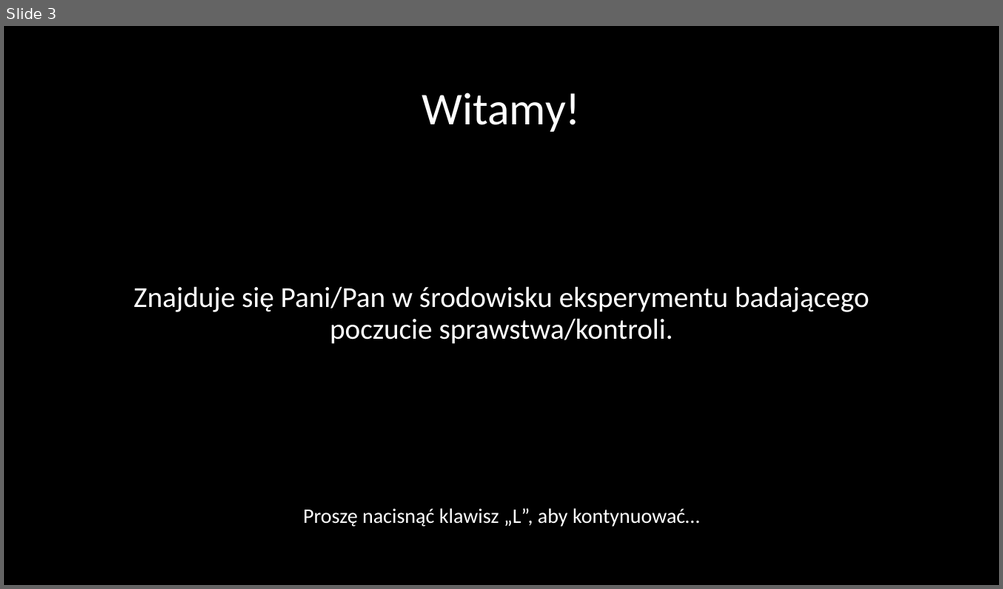
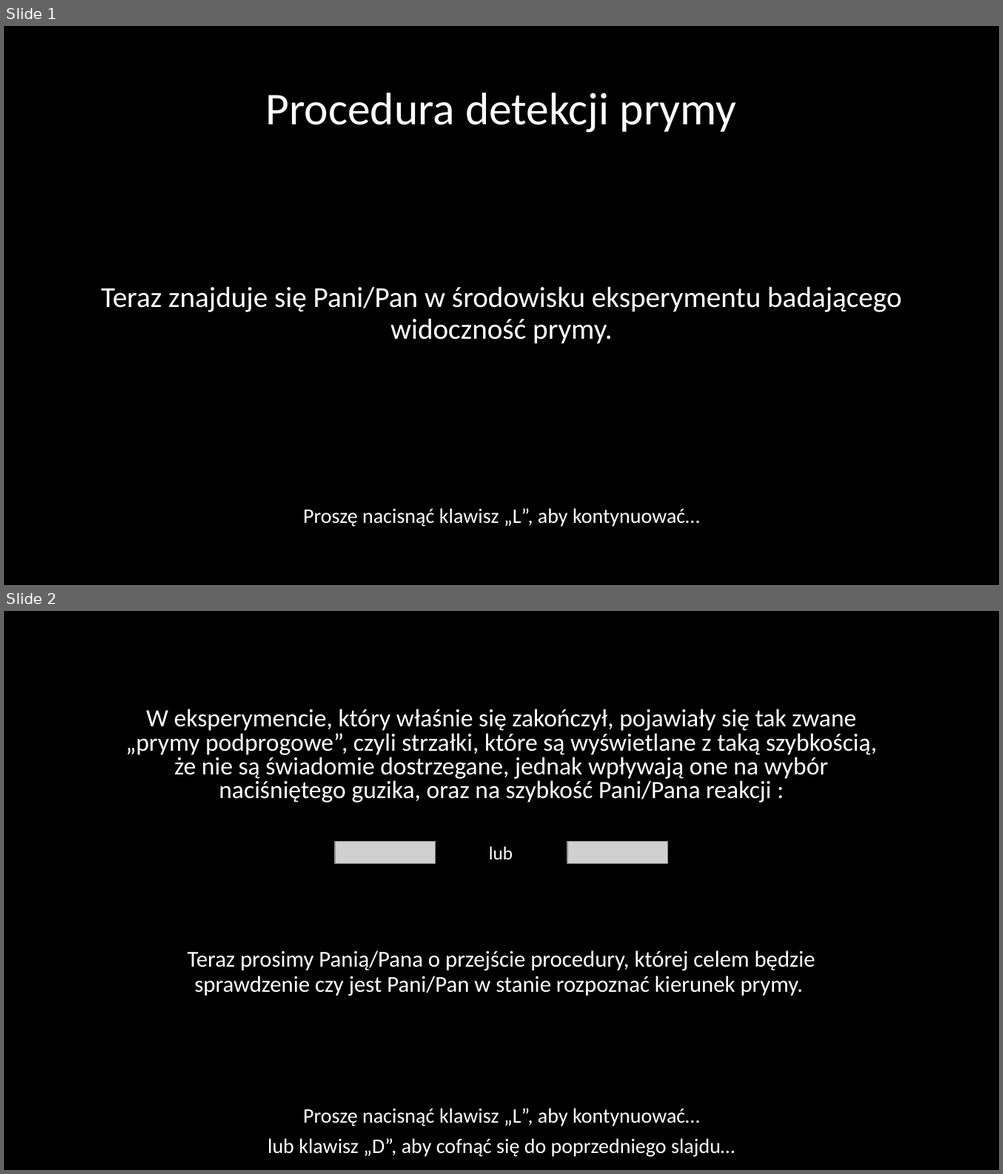
Before and after one commit to mmagnuski/senofag, a slide deck: EPRIME procedura png/Slajdy_Dprime.pptx. Shown one above the other, each under a label of ours: slide 3 before the commit, slides 1 and 2 after it. The pictures are 1003x589 and 1003x1174 pixels, drawn with LibreOffice and Linux fonts; fonts in the diff are those of the drawing; grey boxes stand for pictures. Boxes give left, top, right and bottom in pixels: in the first picture for what was removed or moved away, otherwise in the second. Text is boxed around its words. In the diff, an @@ line names an element or a change of style, - is before the commit and + after.

```diff
--- a/EPRIME procedura png/Slajdy_Dprime.pptx
+++ b/EPRIME procedura png/Slajdy_Dprime.pptx
@@ slide 2 added at bbox=[4, 611, 999, 1170], background #000000 @@
@@ text added at bbox=[125, 709, 876, 803], 24 pt, text #FFFFFF @@
+W eksperymencie, który właśnie się zakończył, pojawiały się tak zwane „prymy podprogowe”, czyli strzałki, które są wyświetlane z taką szybkością, że nie są świadomie dostrzegane, jednak wpływają one na wybór naciśniętego guzika, oraz na szybkość Pani/Pana reakcji :
@@ picture added at bbox=[336, 842, 436, 864] @@
@@ text added at bbox=[489, 846, 512, 860], 18 pt, text #FFFFFF @@
+lub
@@ picture added at bbox=[567, 842, 668, 864] @@
@@ text added at bbox=[188, 951, 815, 997], 22 pt, text #FFFFFF @@
+Teraz prosimy Panią/Pana o przejście procedury, której celem będzie sprawdzenie czy jest Pani/Pan w stanie rozpoznać kierunek prymy.
@@ text added at bbox=[267, 1108, 734, 1157], 20 pt, text #FFFFFF @@
+Proszę nacisnąć klawisz „L”, aby kontynuować…
+lub klawisz „D”, aby cofnąć się do poprzedniego slajdu…
@@ what was slide 3 is now slide 1 @@
@@ slide 1 changed as well @@
@@ title at bbox=[265, 93, 737, 133]: text changed @@
-Witamy!
+Procedura detekcji prymy
@@ text at bbox=[101, 286, 902, 344]: text changed @@
-Znajduje się Pani/Pan w środowisku eksperymentu badającego poczucie sprawstwa/kontroli.
+Teraz znajduje się Pani/Pan w środowisku eksperymentu badającego widoczność prymy.
```
Also in this commit, not shown: 1 other slide changed, 8 other slides added, 5 slides removed, 16 other files.
